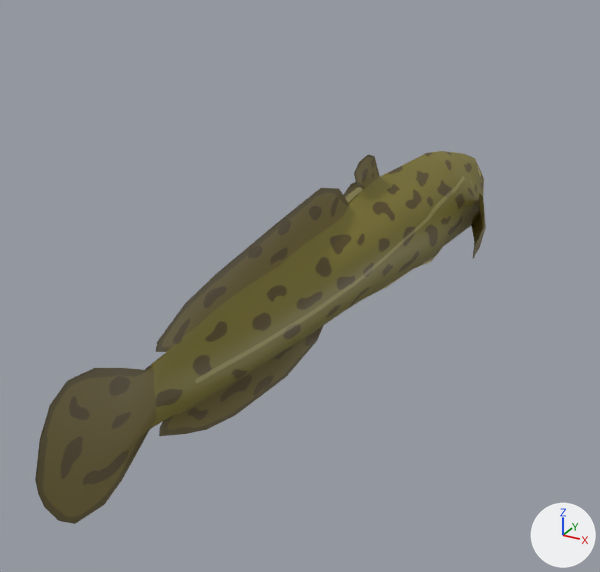
One commit to the FBX model Assets/Models/burbot00.fbx: the scene before it, then after it.
Rendered twice from a 50 mm lens placed at (0.48, -1.277, 0.457), pointed at (-0.117, -0.191, -0.086). Lighting does not change. The marker at lower right points along +X, +Y and +Z. Where no turn or scale is listed for an object, it has been applied to the vertices.

In view in the first picture: 'Burbot_final'.
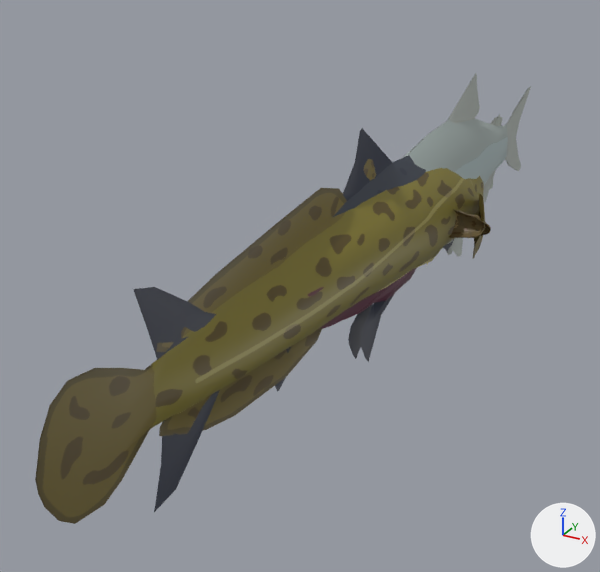
The newer file is also turned or shifted as a whole; pictures and numbers use the older file's frame.

Diff of the bpy script that builds the scene:
```diff
--- a/Assets/Models/burbot00.fbx.py
+++ b/Assets/Models/burbot00.fbx.py
@@ img_rainbowsmelt00_tex_png @@
+img_rainbowsmelt00_tex_png = load_image('rainbowsmelt00_tex.png', '../Textures/rainbowsmelt00_tex.png', 1024, 1024, 'sRGB')
@@ img_deepwatersculpin_tex_png @@
+img_deepwatersculpin_tex_png = load_image('deepwaterSculpin_tex.png', '../Textures/deepwaterSculpin_tex.png', 1024, 1024, 'sRGB')
@@ img_cohosalmon_tex_png @@
+img_cohosalmon_tex_png = load_image('cohoSalmon_tex.png', '../Textures/cohoSalmon_tex.png', 1024, 1024, 'sRGB')
@@ img_lakewhitefish00_tex_png @@
+img_lakewhitefish00_tex_png = load_image('lakeWhitefish00_tex.png', '../Textures/lakeWhitefish00_tex.png', 1024, 1024, 'sRGB')
@@ mat_rainbowsmelt_mat @@
+mat_rainbowsmelt_mat = principled_material('rainbowsmelt_mat')
+mat_rainbowsmelt_mat.texture = img_rainbowsmelt00_tex_png
@@ mat_deepwatersculpin_mat @@
+mat_deepwatersculpin_mat = principled_material('deepwaterSculpin_mat')
+mat_deepwatersculpin_mat.texture = img_deepwatersculpin_tex_png
@@ mat_cohosalmon_mat @@
+mat_cohosalmon_mat = principled_material('cohoSalmon_mat')
+mat_cohosalmon_mat.texture = img_cohosalmon_tex_png
@@ mat_lakewhitefish_mat @@
+mat_lakewhitefish_mat = principled_material('lakewhitefish_mat')
+mat_lakewhitefish_mat.texture = img_lakewhitefish00_tex_png
@@ me_plane_025 @@
+me_plane_025.from_pydata(...)  # 259 vertices, 300 faces; spans x -0.055..0.055, y -0.128..0.47, z -0.095..0.116
+me_plane_025.materials.append(mat_rainbowsmelt_mat)  # picture img_rainbowsmelt00_tex_png
@@ me_plane_042 @@
+me_plane_042.from_pydata(...)  # 506 vertices, 486 faces; spans x -0.138..0.138, y -0.028..0.028, z -0.037..0.037
+me_plane_042.materials.append(mat_deepwatersculpin_mat)  # picture img_deepwatersculpin_tex_png
@@ me_plane_040 @@
+me_plane_040.from_pydata(...)  # 472 vertices, 450 faces; spans x -0.062..0.062, y -0.721..0.27, z -0.192..0.192
+me_plane_040.materials.append(mat_cohosalmon_mat)  # picture img_cohosalmon_tex_png
@@ me_plane_023 @@
+me_plane_023.from_pydata(...)  # 268 vertices, 302 faces; spans x -0.072..0.072, y -0.224..0.701, z -0.161..0.197
+me_plane_023.materials.append(mat_lakewhitefish_mat)  # picture img_lakewhitefish00_tex_png
@@ ob_rainbowsmelt_final @@
+ob_rainbowsmelt_final = bpy.data.objects.new('RainbowSmelt_final', me_plane_025)
+ob_rainbowsmelt_final.location = (0.0, 0.0, 0.0)
@@ ob_sculpin_final_old @@
+ob_sculpin_final_old = bpy.data.objects.new('sculpin_final_OLD', me_plane_042)
+ob_sculpin_final_old.location = (0.0, 0.0, 0.0)
@@ ob_cohosalmon_final @@
+ob_cohosalmon_final = bpy.data.objects.new('cohoSalmon_final', me_plane_040)
+ob_cohosalmon_final.location = (0.0, 0.0, 0.0)
@@ ob_lakewhitefish_final @@
+ob_lakewhitefish_final = bpy.data.objects.new('LakeWhitefish_final', me_plane_023)
+ob_lakewhitefish_final.location = (0.0, 0.0, 0.0)
```

Pixel boxes (x1, y1, x2, y2) of what changed, in the pictures (600 x 572 px):
'cohoSalmon_final', added
    after: (133, 128, 454, 512)
'LakeWhitefish_final', added
    after: (403, 73, 531, 256)
'sculpin_final_OLD', added (brown)
    after: (342, 193, 491, 238)
'RainbowSmelt_final', added
    after: (442, 114, 501, 249)
